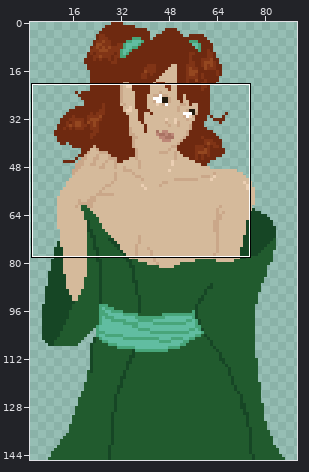
A pixel-art file gets an edit: game/images/bia.aseprite. Above, an overview of the earlier version with the close-up marked.
Close-up. Earlier state:
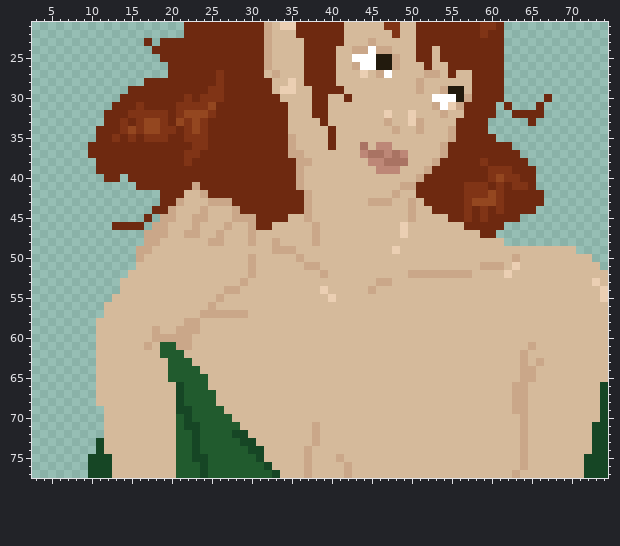
93x146 pixels, 1 frame. Colours within 5 levels of each other are drawn and written as one. Shown: x 3..74, y 21..77. The wide view leaves out empty margins.
Now the later version:
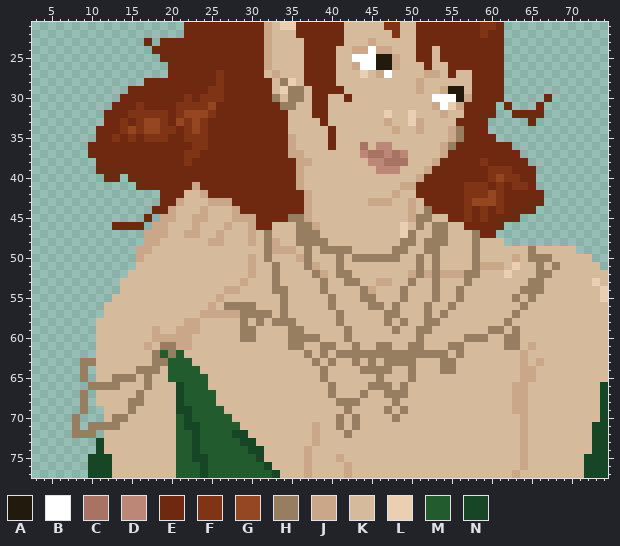
Palette (. is transparent): A #221a0d  B #ffffff  C #a97363  D #bd8777  E #6e2910  F #803416  G #944720  H #987e60  J #caa789  K #d5ba9b  L #ebcfb3  M #215b2e  N #164625
Change:
layer "Layer 6" now shown
Layer "Layer 6":
Colour H is added in row 63 at x 9 to 10; in rows 64 to 65 at x 9; in row 66 at x 10; in rows 67 to 69 at x 9; in row 70 at x 8; in row 71 at x 8 and 10 to 11.
Colour H is added in row 72 at x 8 to 10.
Colour H replaces colour E in row 30 at x 33; in row 31 at x 34; in rows 34 to 35 at x 56; in row 36 at x 55.
Colour H replaces colour J in rows 47 to 48 at x 38; in row 51 at x 37; in row 52 at x 51, 53 and 57; in row 57 at x 29.
Colour H replaces colour K in row 28 at x 34; in row 29 at x 36; in row 30 at x 35 to 36; in row 31 at x 35; in row 44 at x 52; in row 45 at x 35 to 36 and 51 to 52.
Colour H replaces colour K in row 46 at x 36 to 37, 51 and 53 to 54; in row 47 at x 32, 36 to 37, 50, 53 to 54 and 58; in row 48 at x 32, 36 to 37, 39, 49 to 50, 52 to 54 and 58; in row 49 at x 32, 37, 39 to 42, 49, 52 to 53, 58 and 65; in row 50 at x 32, 37, 41, 43 to 48, 51, 53, 58 and 65 to 67; in row 51 at x 33, 41, 51, 53, 58, 66 and 68.
Colour H replaces colour K in row 52 at x 33, 38, 41 to 42, 58 and 66 to 67; in row 53 at x 33, 39, 42 to 43, 50, 53, 57 and 65 to 66; in row 54 at x 33 to 34, 44, 49, 53, 56 and 64 to 66; in row 55 at x 34, 44 to 45, 49, 53, 56, 63 and 65; in row 56 at x 27 to 30, 34, 40, 45 to 46, 48, 52, 55 and 64; in row 57 at x 30 to 32, 34, 41, 47 to 48, 52, 54 and 63.
Colour H replaces colour K in row 58 at x 29, 31, 33 to 35, 41, 47, 49, 52 to 53 and 62; in row 59 at x 29 to 30, 35 to 36, 42, 48, 51 to 52, 60 to 61 and 63; in row 60 at x 29 to 30, 35 to 38, 42, 51, 57 to 59 and 62 to 63; in row 61 at x 35 to 36, 39 to 40, 43, 46 to 47, 50 to 51, 55 to 56 and 62 to 63; in row 62 at x 18, 37, 39, 41 to 54 and 56; in row 63 at x 18 to 19, 38, 40, 43, 45, 47 to 50 and 54 to 55.
Colour H replaces colour K in row 64 at x 16 to 18, 39, 44 to 47, 50 and 54 to 55; in row 65 at x 13 to 15, 17, 39, 46 and 50; in row 66 at x 11 to 13, 17, 40, 45 to 47 and 49; in row 67 at x 16, 40, 44 and 47 to 49; in row 68 at x 15 to 16, 41 to 43 and 48; in row 69 at x 15, 42, 47 and 49.
Colour H replaces colour K in row 70 at x 13 to 14, 41, 43 and 48; in row 71 at x 12 to 13, 41 and 43; in row 72 at x 42.
Colour H replaces colour L in row 29 at x 35; in row 49 at x 48; in row 54 at x 39; in row 55 at x 40.
Colour H replaces colour M in row 61 at x 19 to 20; in row 62 at x 20.
Where, in picture pixels (left, top, right, bottom), the same in both close-ups:
changed: (272, 78, 304, 110)
changed: (448, 126, 464, 150)
changed: (224, 206, 560, 438)
changed: (72, 342, 176, 438)
